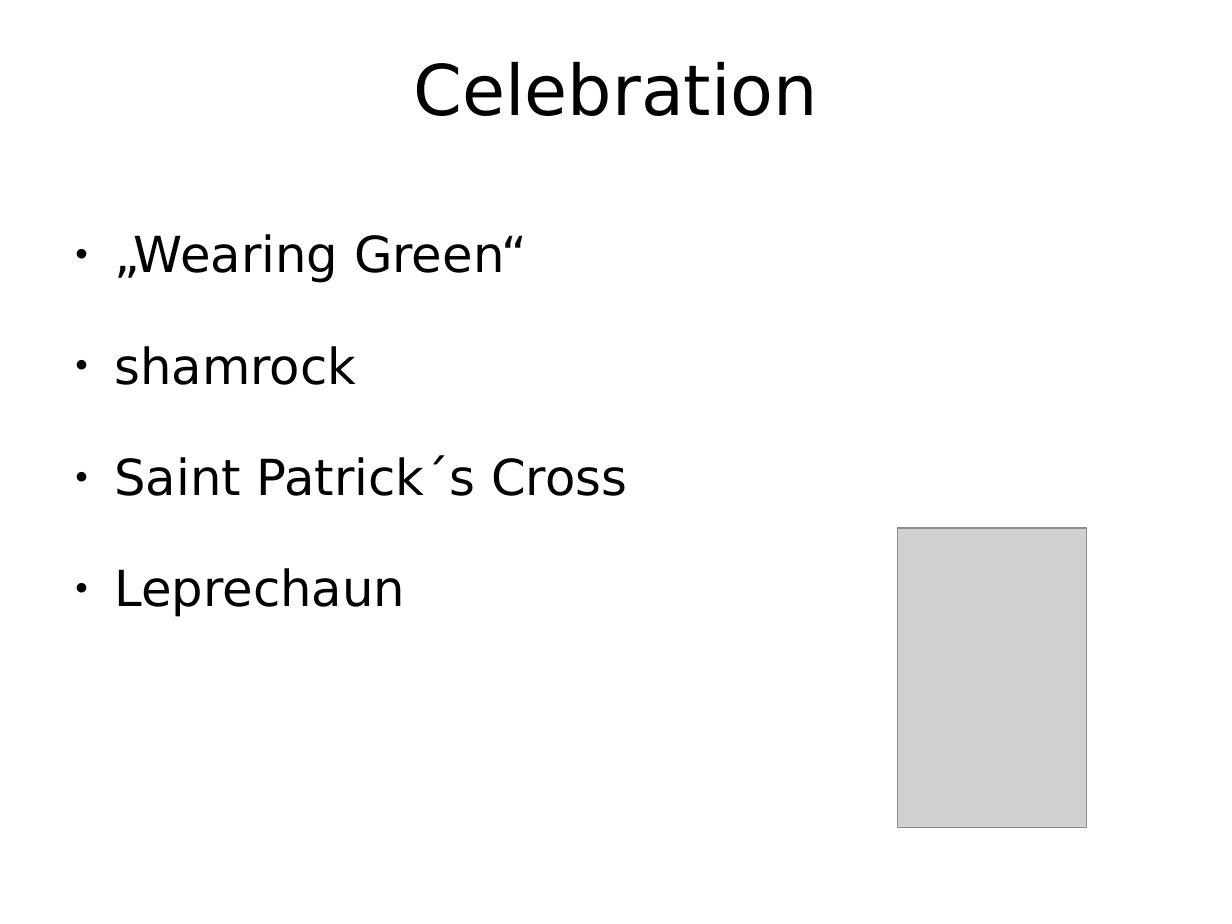
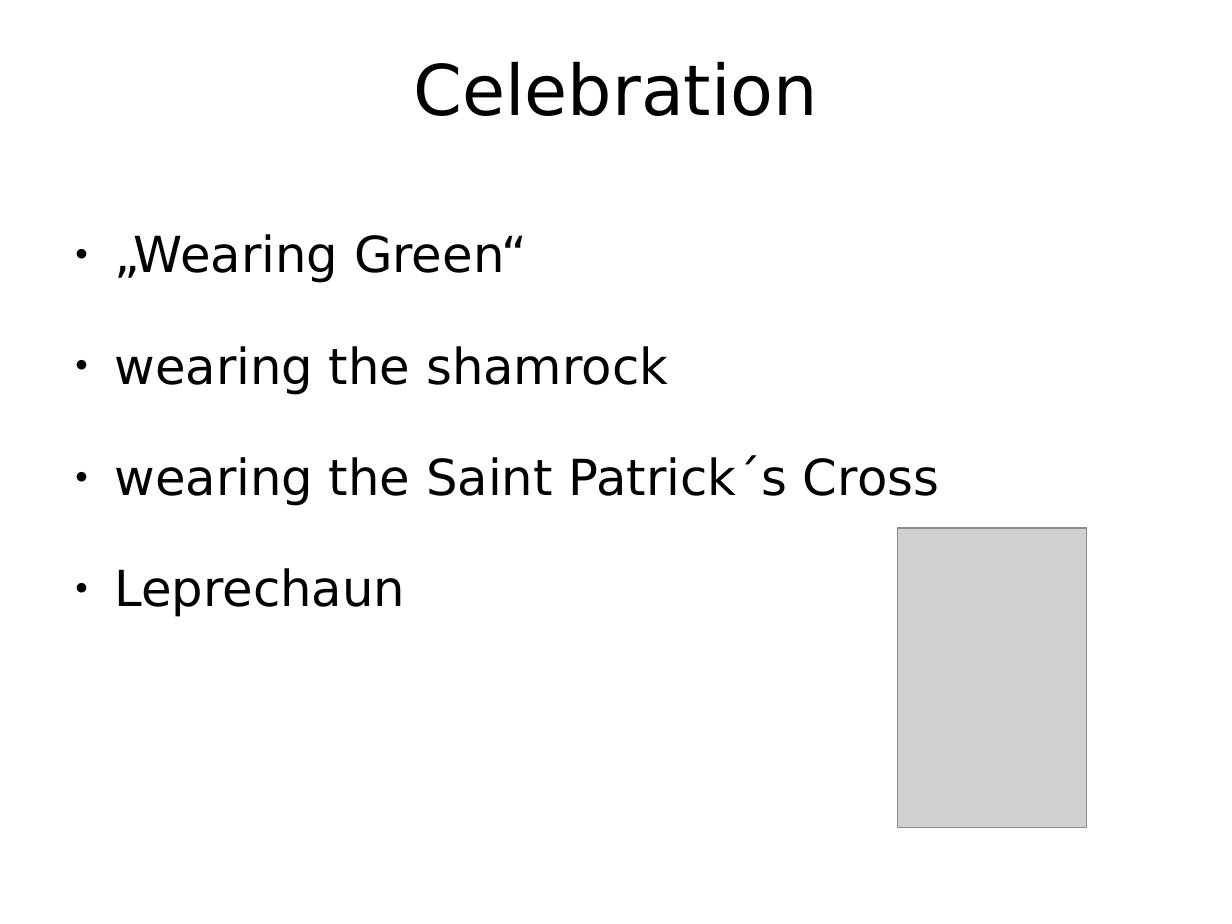
Before and after one commit to PraeluceantBoreus/eref, a slide deck: slide 6 of referat.odp. Drawn at 1232x924 pixels with LibreOffice and Linux fonts; fonts in the diff are those of the drawing; grey boxes stand for pictures; background and template pictures are left out. Boxes give left, top, right and bottom in pixels: in the first picture for what was removed or moved away, otherwise in the second. Text is boxed around its words. In the diff, an @@ line names an element or a change of style, - is before the commit and + after.

```diff
--- a/referat.odp
+++ b/referat.odp
@@ text at (114, 346, 939, 506): text changed @@
-● shamrock
-● Saint Patrick´s Cross
+● wearing the shamrock
+● wearing the Saint Patrick´s Cross
```
Also in this commit, not shown: 7 other files.
